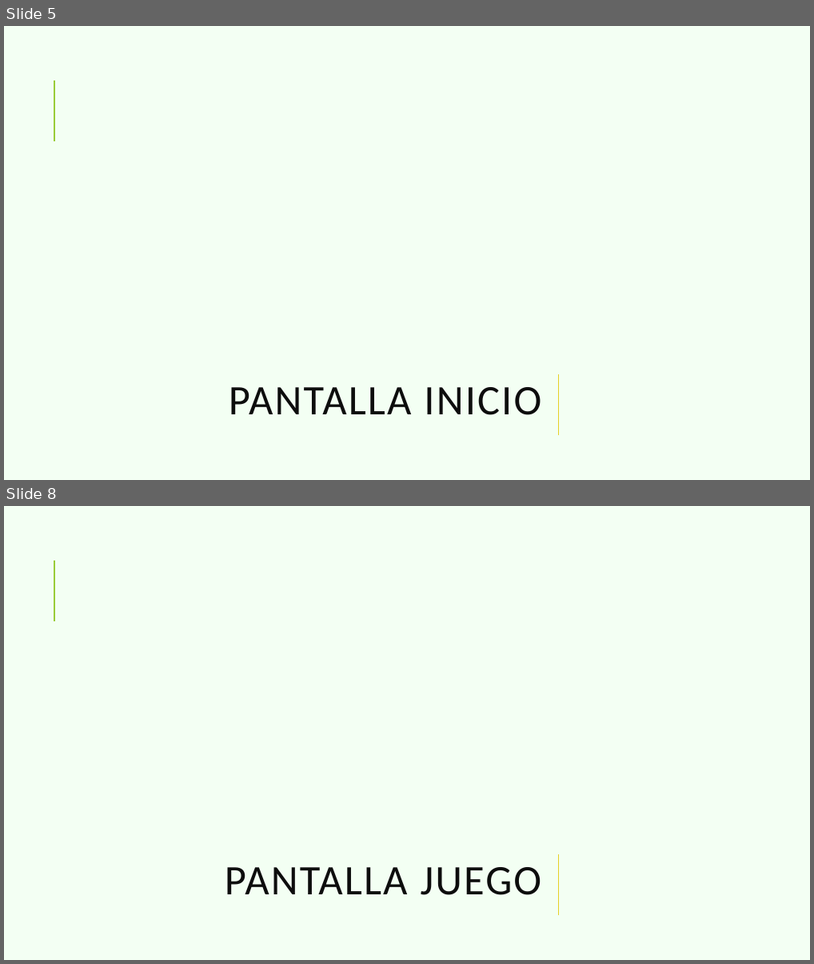
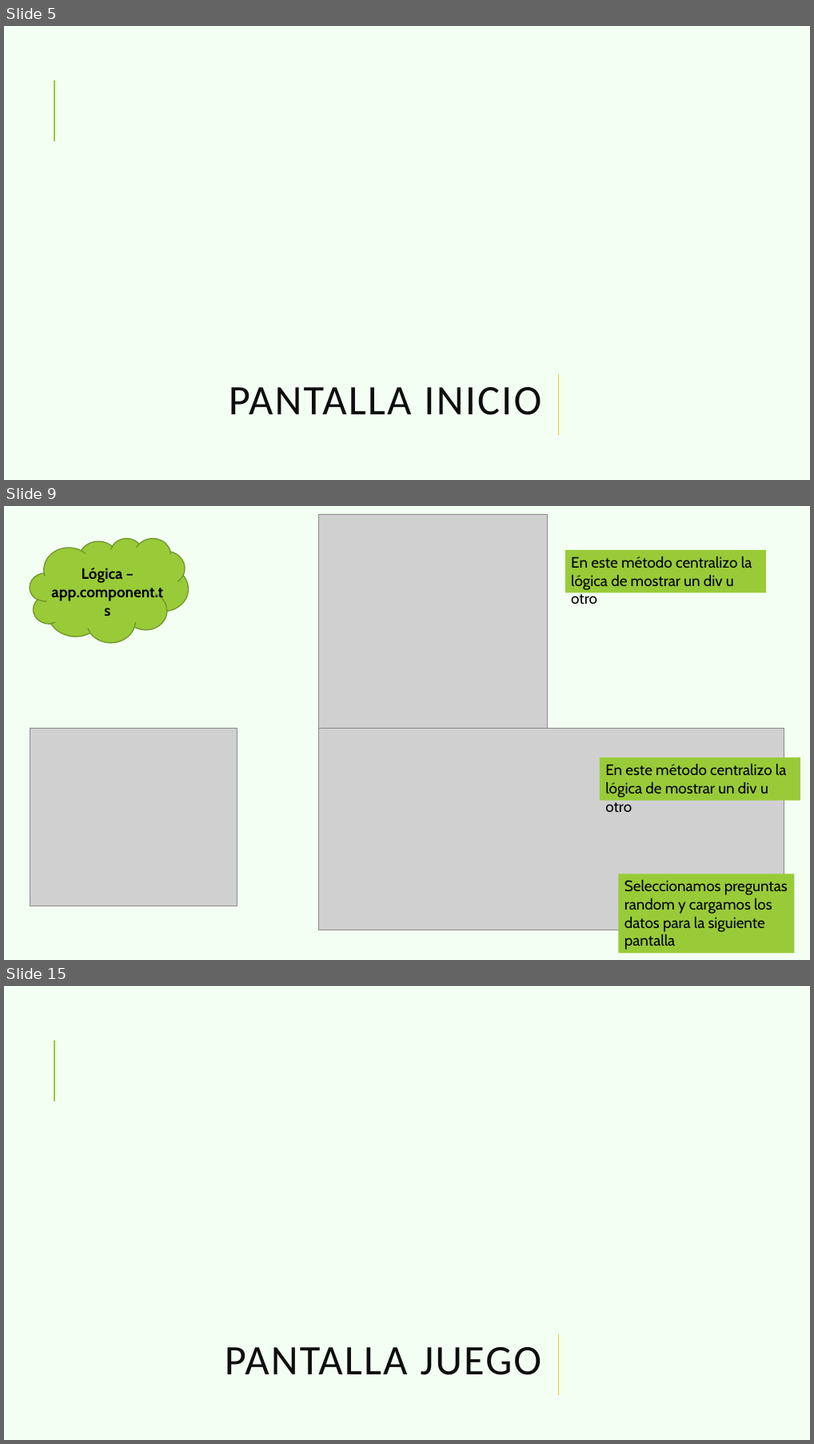
Before and after one commit to azaharafernandezguizan/STEMTrivialAngular, a slide deck: Documents/Trivial_Angular.pptx. Shown one above the other, each under a label of ours: slides 5 and 8 before the commit, slides 5, 9 and 15 after it; the slides between them are not shown. The pictures are 814x964 and 814x1444 pixels, drawn with LibreOffice and Linux fonts; fonts in the diff are those of the drawing; grey boxes stand for pictures; background and template pictures are left out. Boxes give left, top, right and bottom in pixels: in the first picture for what was removed or moved away, otherwise in the second. Text is boxed around its words. In the diff, an @@ line names an element or a change of style, - is before the commit and + after.

Commit message:
Completed the ppt

```diff
--- a/Documents/Trivial_Angular.pptx
+++ b/Documents/Trivial_Angular.pptx
@@ slide 9 added at (x1=4, y1=506, x2=810, y2=960), background #F3FFF3; not listed: 1 template element that a slide beside it also shows @@
@@ picture added at (x1=319, y1=515, x2=548, y2=728) @@
@@ cloud added at (x1=30, y1=538, x2=189, y2=642), fill #99CB38, outline #719629 1.25 pt @@
@@ rectangle added at (x1=566, y1=550, x2=766, y2=593), fill #99CB38, 18 pt, text #000000 @@
+En este método centralizo la lógica de mostrar un div u otro
@@ text added at (x1=51, y1=568, x2=163, y2=601), 18 pt, text #000000, bold @@
+Lógica – app.component.ts
@@ picture added at (x1=30, y1=728, x2=238, y2=906) @@
@@ picture added at (x1=319, y1=728, x2=785, y2=930) @@
@@ rectangle added at (x1=600, y1=758, x2=801, y2=800), fill #99CB38, 18 pt, text #000000 @@
+En este método centralizo la lógica de mostrar un div u otro
@@ rectangle added at (x1=618, y1=874, x2=794, y2=953), fill #99CB38, 18 pt, text #000000 @@
+Seleccionamos preguntas random y cargamos los datos para la siguiente pantalla
@@ what was slide 8 is now slide 15 @@
```
Also in this commit, not shown: 14 other slides added, 6 slides removed, 2 other files.
